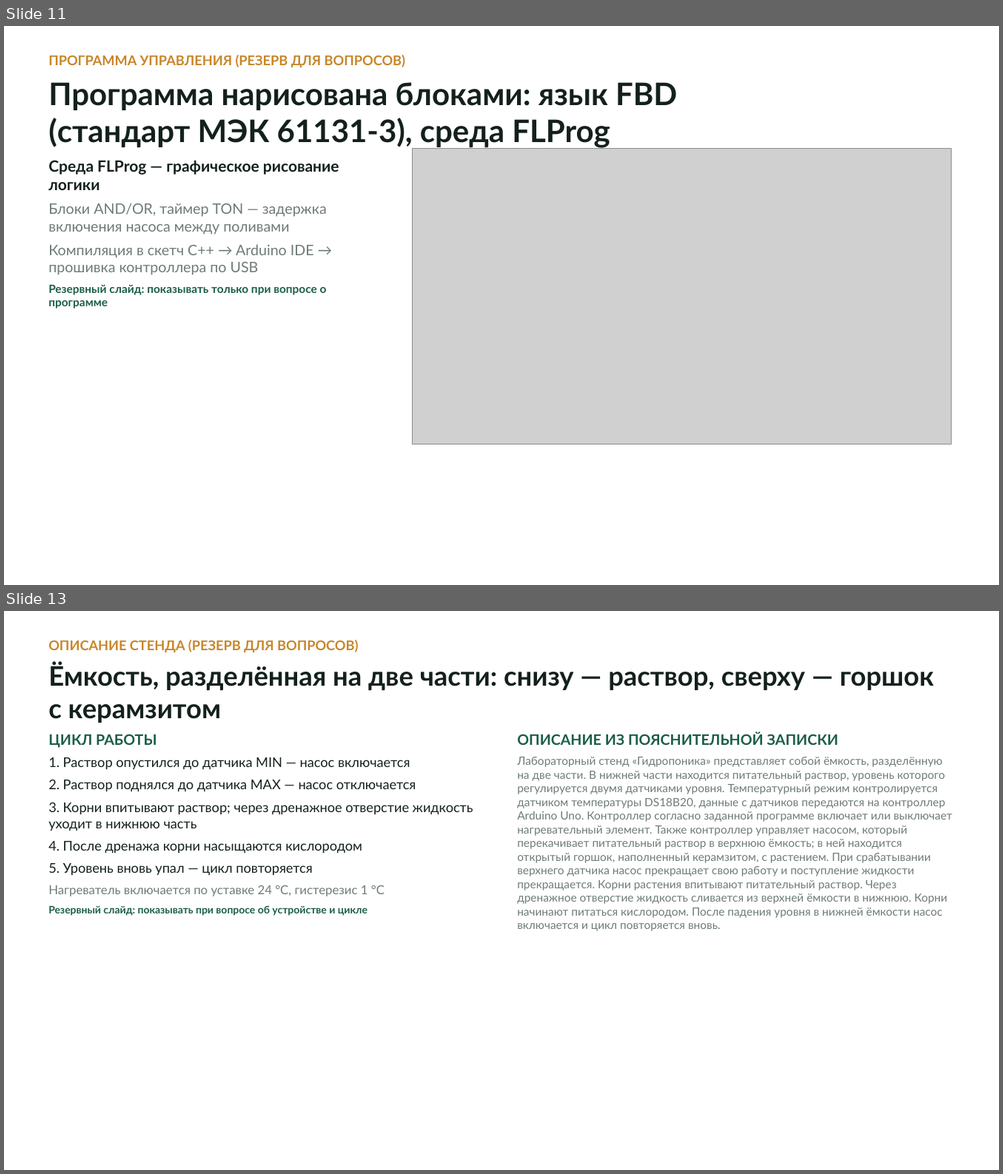
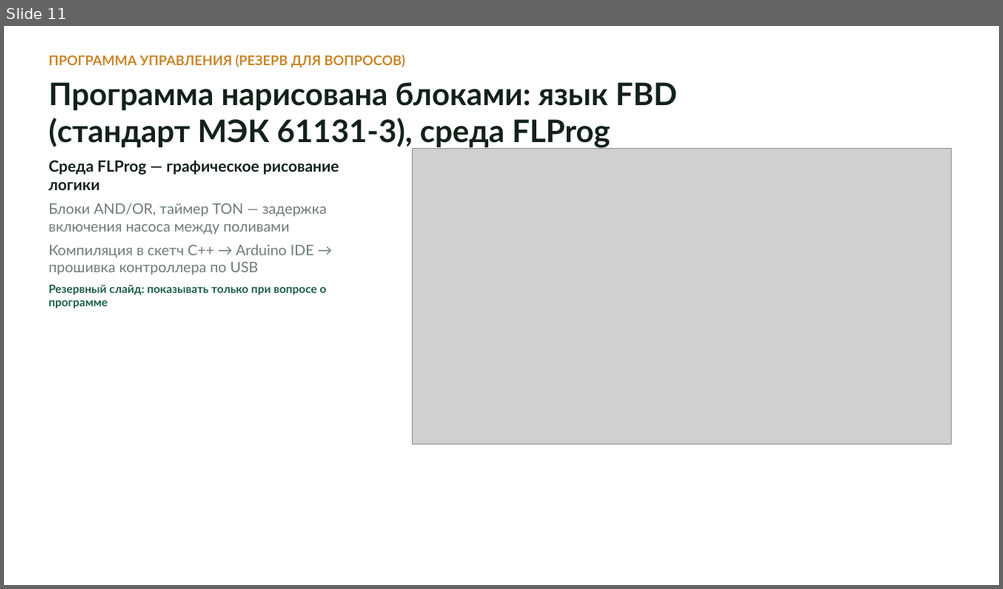
Before and after one commit to DimaNikolaevi4/Konkurs, a slide deck: Гидропоника-заявка-2026/Презентация_Чагин_Гидропоника.pptx. Shown one above the other, each under a label of ours: slides 11 and 13 before the commit, slide 11 after it; the slides between them are not shown. The pictures are 1003x1174 and 1003x589 pixels, drawn with LibreOffice and Linux fonts; fonts in the diff are those of the drawing; grey boxes stand for pictures. Boxes give left, top, right and bottom in pixels: in the first picture for what was removed or moved away, otherwise in the second. Text is boxed around its words. In the diff, an @@ line names an element or a change of style, - is before the commit and + after.

```diff
--- a/Гидропоника-заявка-2026/Презентация_Чагин_Гидропоника.pptx
+++ b/Гидропоника-заявка-2026/Презентация_Чагин_Гидропоника.pptx
@@ slide 13 removed at bbox=[4, 611, 999, 1170], background #FFFFFF @@
@@ text removed at bbox=[48, 640, 933, 723] @@
-ОПИСАНИЕ СТЕНДА (РЕЗЕРВ ДЛЯ ВОПРОСОВ)
-Ёмкость, разделённая на две части: снизу — раствор, сверху — горшок с керамзитом
@@ text removed at bbox=[48, 734, 473, 916] @@
-ЦИКЛ РАБОТЫ
-1. Раствор опустился до датчика MIN — насос включается
-2. Раствор поднялся до датчика MAX — насос отключается
-3. Корни впитывают раствор; через дренажное отверстие жидкость уходит в нижнюю часть
-4. После дренажа корни насыщаются кислородом
-5. Уровень вновь упал — цикл повторяется
-Нагреватель включается по уставке 24 °C, гистерезис 1 °C
-Резервный слайд: показывать при вопросе об устройстве и цикле
@@ text removed at bbox=[517, 732, 952, 931] @@
-ОПИСАНИЕ ИЗ ПОЯСНИТЕЛЬНОЙ ЗАПИСКИ
-Лабораторный стенд «Гидропоника» представляет собой ёмкость, разделённую на две части. В нижней части находится питательный раствор, уровень которого регулируется двумя датчиками уровня. Температурный режим контролируется датчиком температуры DS18B20, данные с датчиков передаются на контроллер Arduino Uno. Контроллер согласно заданной программе включает или выключает нагревательный элемент. Также контроллер управляет насосом, который перекачивает питательный раствор в верхнюю ёмкость; в ней находится открытый горшок, наполненный керамзитом, с растением. При срабатывании верхнего датчика насос прекращает свою работу и поступление жидкости прекращается. Корни растения впитывают питательный раствор. Через дренажное отверстие жидкость сливается из верхней ёмкости в нижнюю. Корни начинают питаться кислородом. После падения уровня в нижней ёмкости насос включается и цикл повторяется вновь.
```
Also in this commit, not shown: 3 slides changed, 2 other files.
